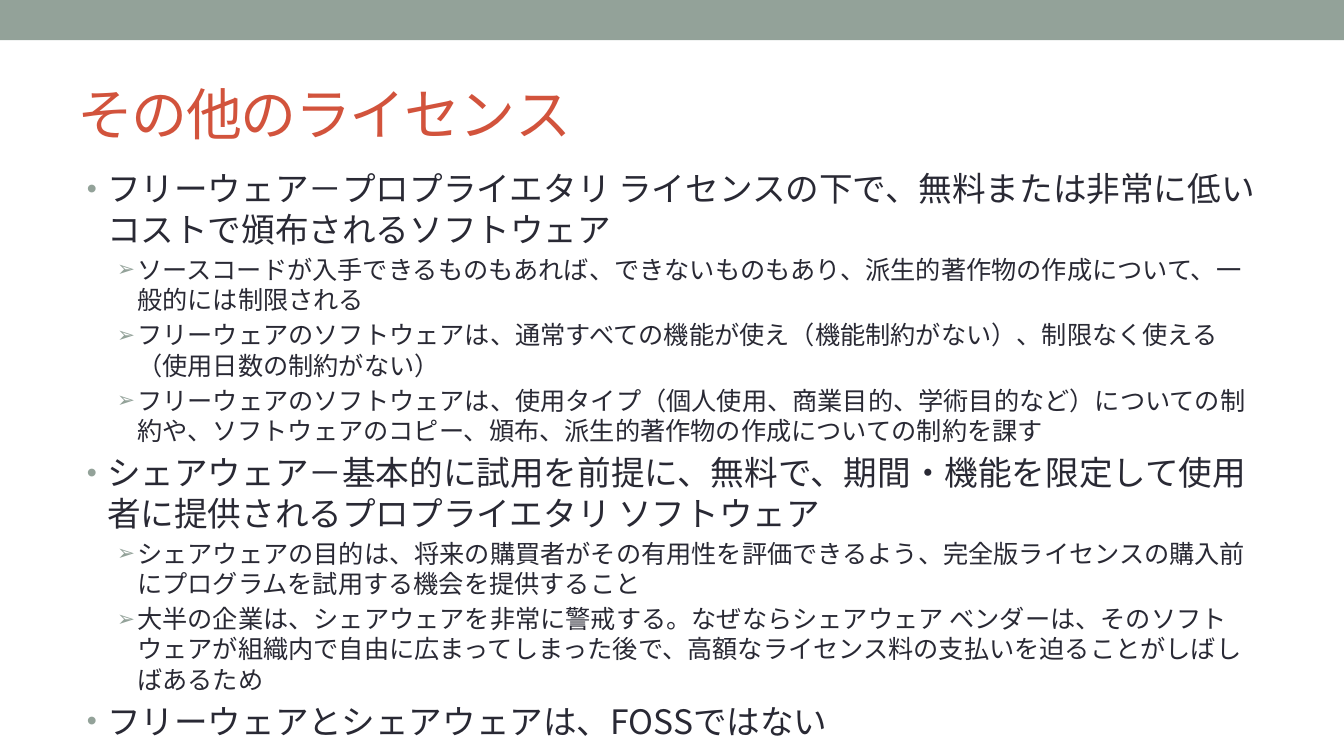
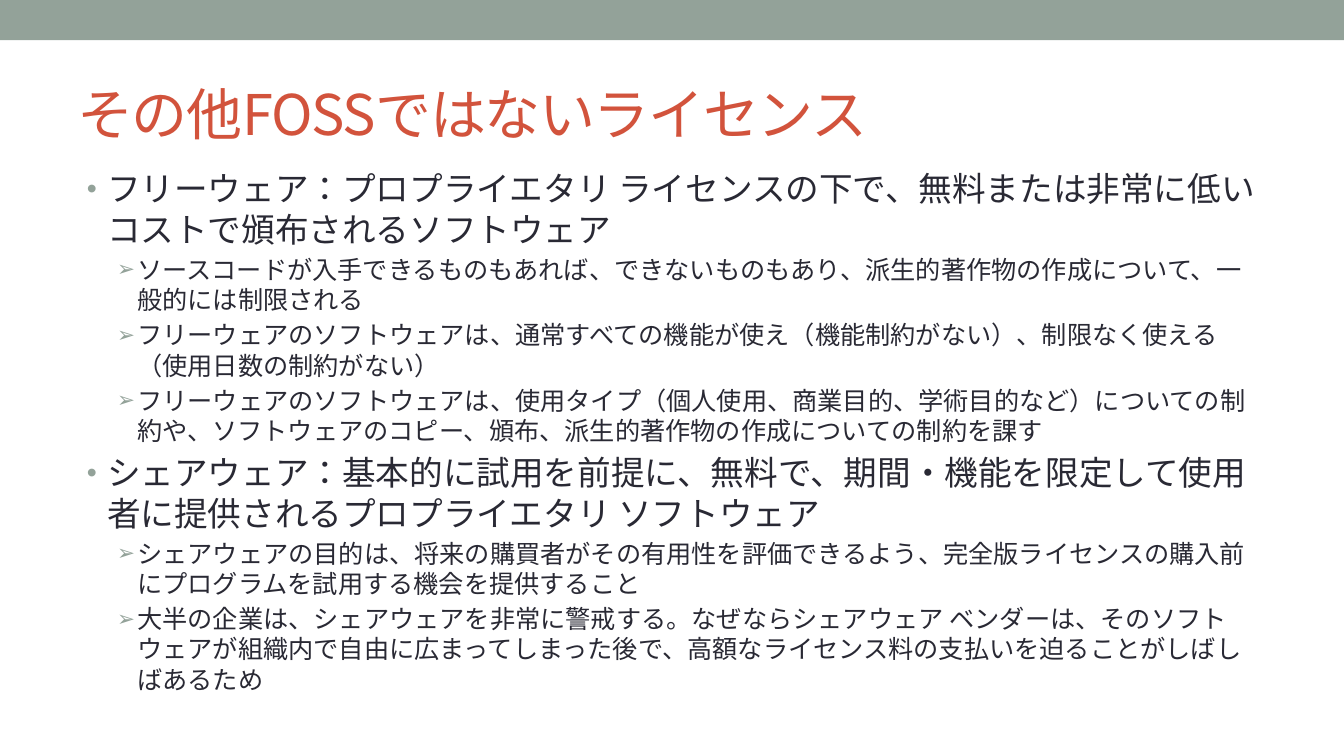
Before and after one commit to OpenChain-Project/Curriculum-Translation-JP, a slide deck: slide 19 of REVIEW/Version_for_v1.1/openchain-curriculum-for-1-1_JP_review_tani.pptx. Drawn at 1344x756 pixels with LibreOffice and Linux fonts; fonts in the diff are those of the drawing; background and template pictures are left out. Boxes give left, top, right and bottom in pixels: in the first picture for what was removed or moved away, otherwise in the second. Text is boxed around its words. In the diff, an @@ line names an element or a change of style, - is before the commit and + after.

Commit message:
28/85 done.

```diff
--- a/REVIEW/Version_for_v1.1/openchain-curriculum-for-1-1_JP_review_tani.pptx
+++ b/REVIEW/Version_for_v1.1/openchain-curriculum-for-1-1_JP_review_tani.pptx
@@ title at [77,88,867,140]: text changed @@
-その他のライセンス
+その他FOSSではないライセンス
@@ text at [107,172,1254,245]: text changed @@
-• フリーウェア－プロプライエタリ ライセンスの下で、無料または非常に低いコストで頒布されるソフトウェア
+• フリーウェア：プロプライエタリ ライセンスの下で、無料または非常に低いコストで頒布されるソフトウェア
@@ text at [107,456,1246,529]: text changed @@
-• シェアウェア－基本的に試用を前提に、無料で、期間・機能を限定して使用者に提供されるプロプライエタリ ソフトウェア
+• シェアウェア：基本的に試用を前提に、無料で、期間・機能を限定して使用者に提供されるプロプライエタリ ソフトウェア
@@ text at [107,707,827,736]: paragraph removed @@
-• フリーウェアとシェアウェアは、FOSSではない
```
Also in this commit, not shown: 5 other slides changed, 1 slide added.
